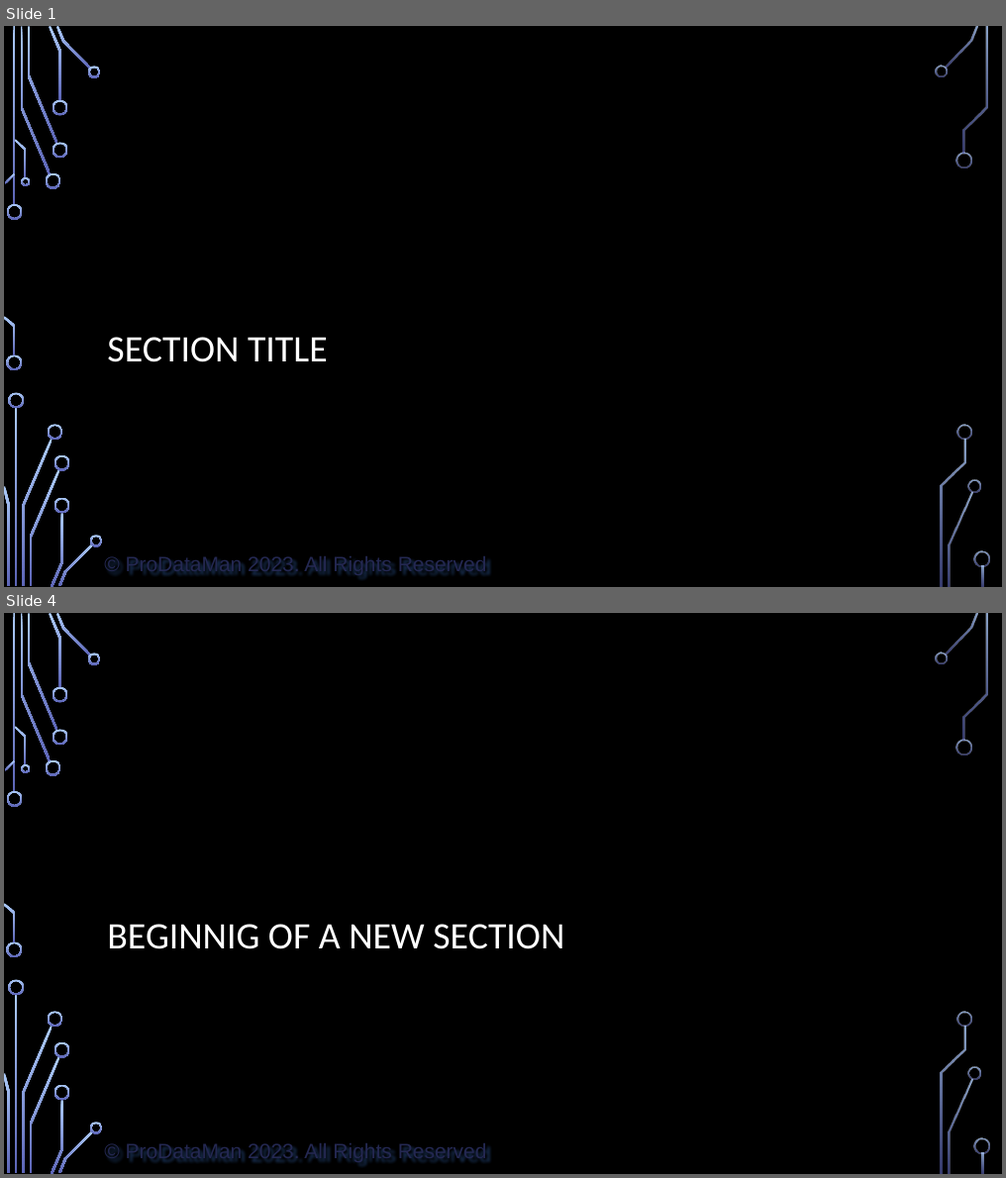
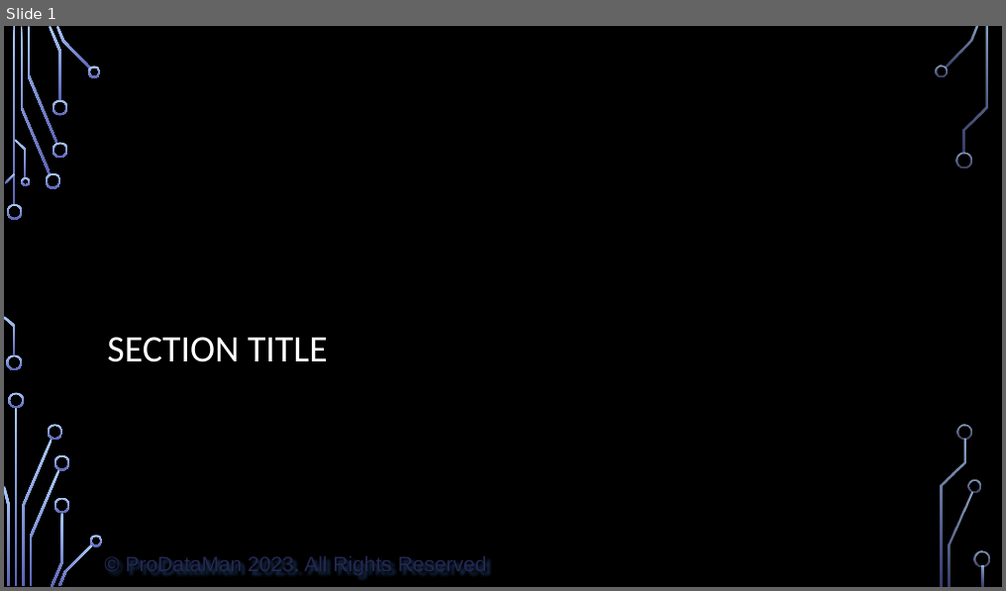
Before and after one commit to ProDataMan/Course-Outlines, a slide deck: Sample PowerPoint with Notes.pptx. Shown one above the other, each under a label of ours: slides 1 and 4 before the commit, slide 1 after it; the slides between them are not shown. The pictures are 1006x1178 and 1006x591 pixels, drawn with LibreOffice and Linux fonts; fonts in the diff are those of the drawing; background and template pictures are left out. Boxes give left, top, right and bottom in pixels: in the first picture for what was removed or moved away, otherwise in the second. Text is boxed around its words. In the diff, an @@ line names an element or a change of style, - is before the commit and + after.

```diff
--- a/Sample PowerPoint with Notes.pptx
+++ b/Sample PowerPoint with Notes.pptx
@@ slide 4 removed at [4, 613, 1002, 1174], background picture (left out); not listed: 37 template elements that a slide beside it also shows @@
@@ title removed at [107, 924, 564, 950] @@
-BEGINNIG OF A NEW SECTION
```
Also in this commit, not shown: 1 slide changed, 21 slides added, 3 other slides removed, 3 other files.
